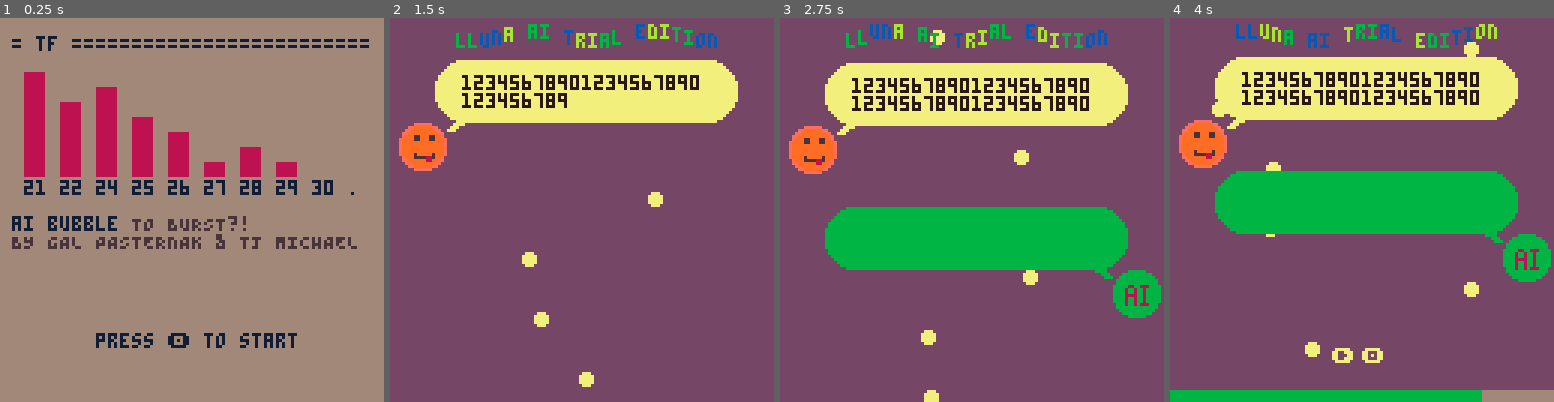
Above: before the commit, frames 1-4 (left to right).
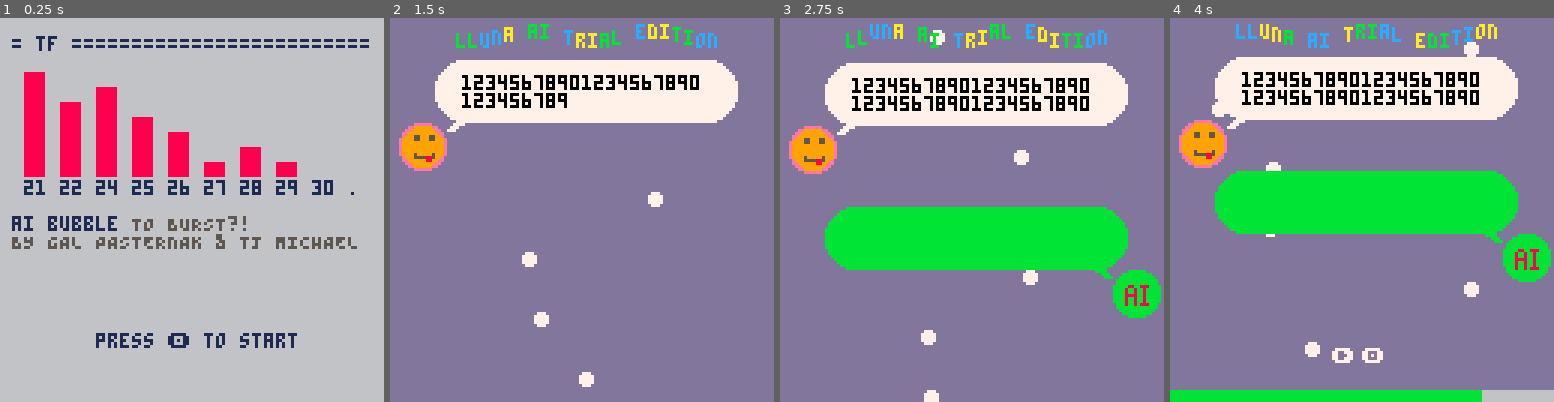
Above: after the commit, the same moments.

Repository: galman33/ggj2025
Game: PICO-8 cartridge ggj2025.p8
Same seed, same stepped clock (60 frames per second), same inputs: the game is played once before the commit and once after it.
Inputs:
- Up to frame 1 (0.25 s): no input
- Up to frame 2 (1.5 s): tap X (X key) at 0.33, 1.07 s; tap O (Z key) at 0.7 s
- Up to frame 3 (2.75 s): hold Right 1.6-2.1 s; tap O (Z key) at 1.7, 2.1, 2.5 s; tap X (X key) at 1.85 s; hold Up 2.15-2.42 s; hold Right from 2.47 s (still down)
- Up to frame 4 (4 s): tap O (Z key) at 2.9, 3.3, 3.7 s; tap X (X key) at 2.97 s; release Right at 3.03 s; hold Left 3.08-3.58 s; hold Down 3.63-3.97 s

The runs differ from the first frame. In frame 1, 100% of the frame differs, in the area x 0-100%, y 0-100%; in frame 2, 100%; in frame 3, 100%; in frame 4, 100%.

Commit message:
Disable alternative colors

Diff:
--- a/menu.lua
+++ b/menu.lua
@@ -1,9 +1,9 @@
 function init_menu()
-    for o=0,15 do
-        pal(o,o+128,1)
-    end
+    --for o=0,15 do
+        --pal(o,o+128,1)
+    --end
 
-    poke(0x5f2e,1)
+    --poke(0x5f2e,1)
 end
 
 function update_menu()
